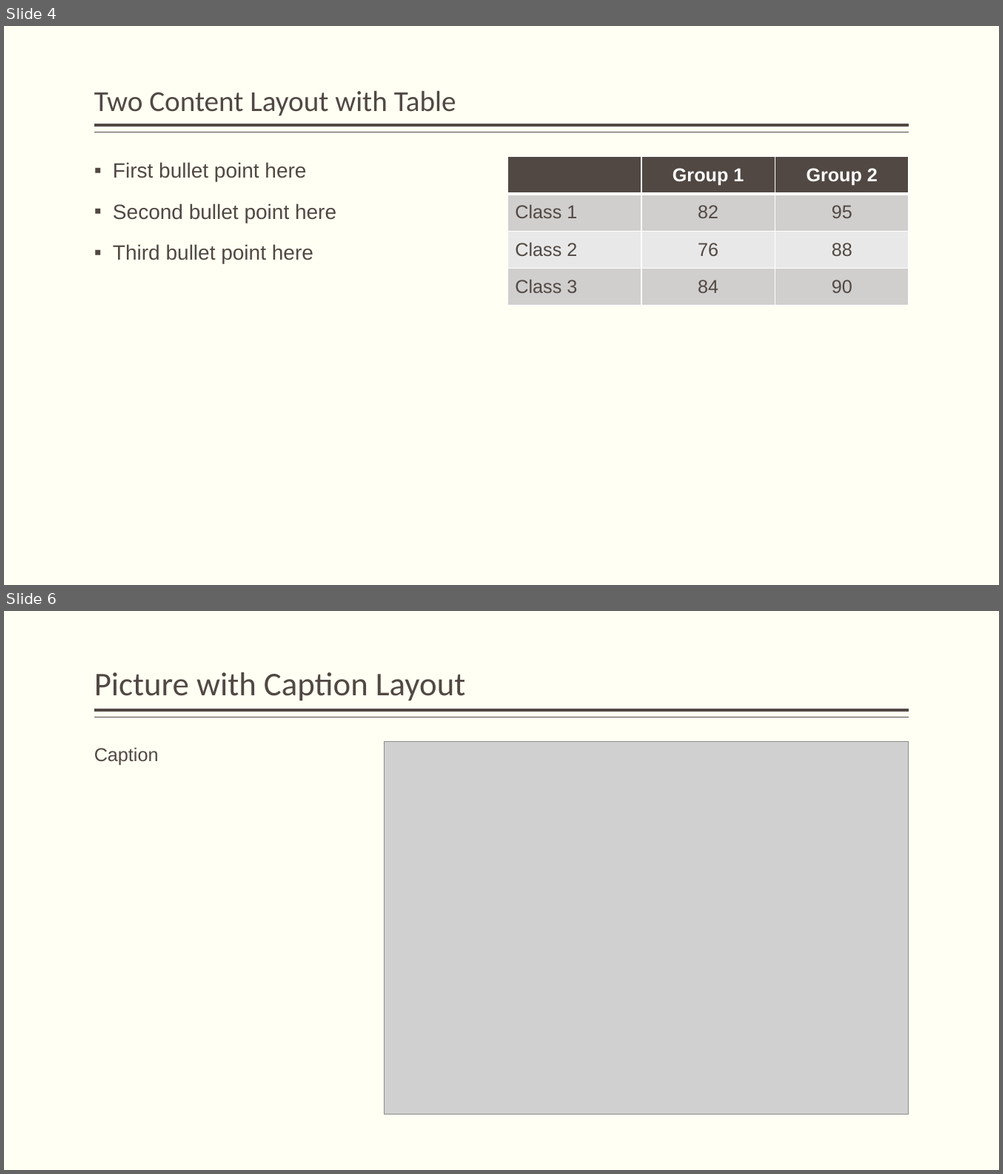
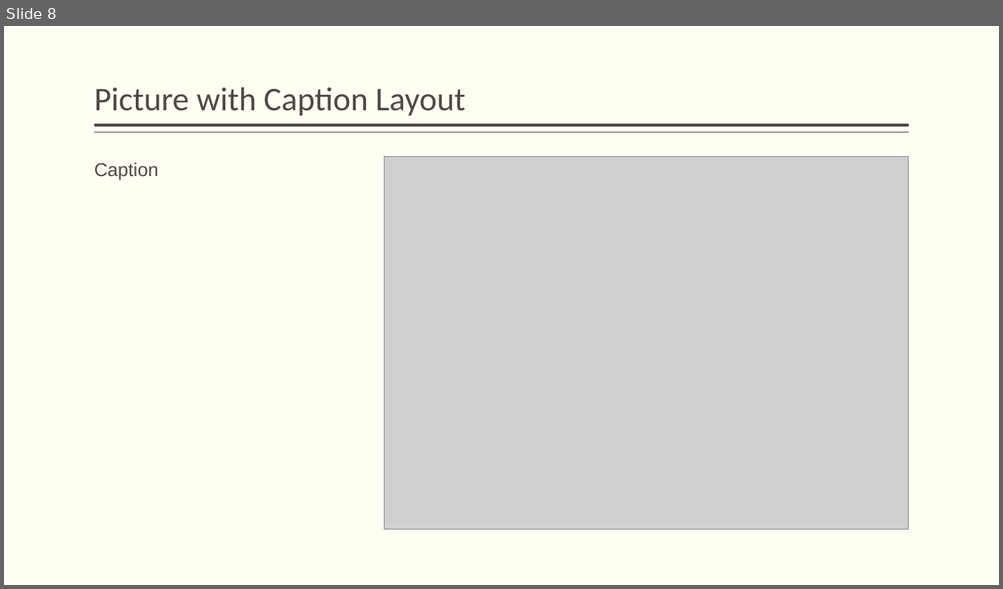
Before and after one commit to JamesEarle/GPP, a slide deck: GPP_Defense.pptx. Shown one above the other, each under a label of ours: slides 4 and 6 before the commit, slide 8 after it; the slides between them are not shown. The pictures are 1003x1174 and 1003x589 pixels, drawn with LibreOffice and Linux fonts; fonts in the diff are those of the drawing; grey boxes stand for pictures. Boxes give left, top, right and bottom in pixels: in the first picture for what was removed or moved away, otherwise in the second. Text is boxed around its words. In the diff, an @@ line names an element or a change of style, - is before the commit and + after.

```diff
--- a/GPP_Defense.pptx
+++ b/GPP_Defense.pptx
@@ slide 4 removed at box(4, 26, 999, 585), background #FFFFF3; not listed: 2 template elements that a slide beside it also shows @@
@@ title removed at box(94, 90, 456, 116) @@
-Two Content Layout with Table
@@ table removed at box(508, 156, 908, 306), 4 rows, 3 columns @@
- | Group 1 | Group 2
-Class 1 | 82 | 95
-Class 2 | 76 | 88
-Class 3 | 84 | 90
@@ text removed at box(113, 162, 336, 264) @@
-▪ First bullet point here
-▪ Second bullet point here
-▪ Third bullet point here
@@ what was slide 6 is now slide 8 @@
```
Also in this commit, not shown: 1 slide changed, 6 slides added, 3 other slides removed, 1 other file.
